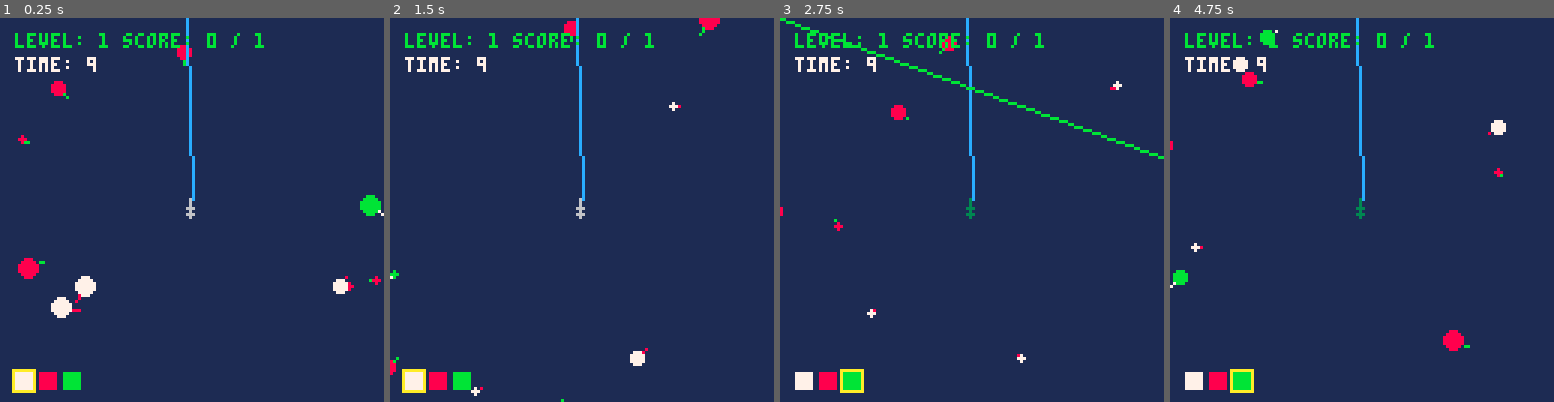
Above: before the commit, frames 1-4 (left to right).
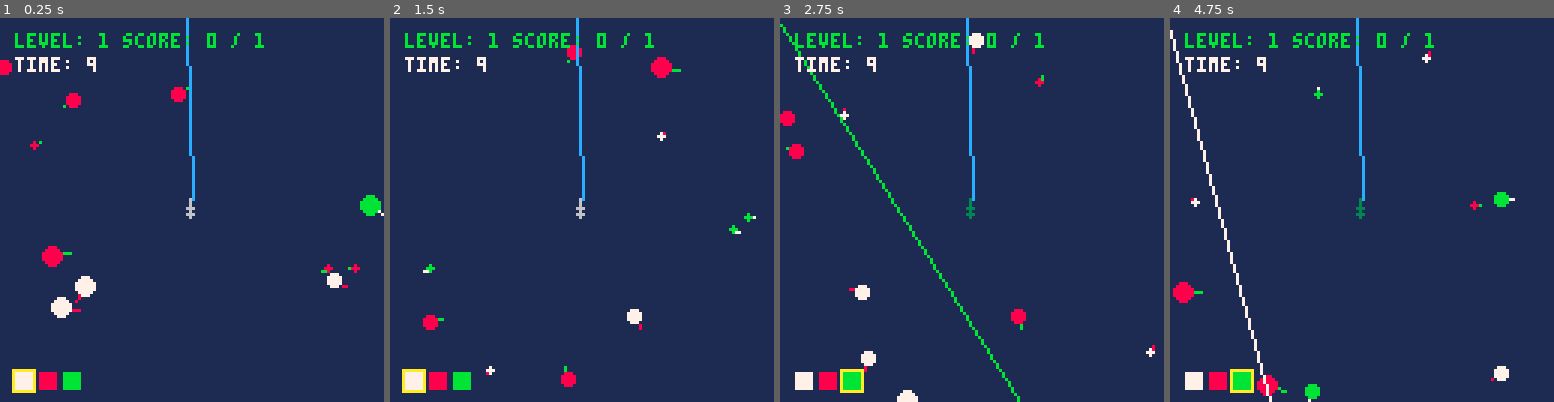
Above: after the commit, the same moments.

Repository: millwardesque/pico-fish-v2
Game: PICO-8 cartridge fish2.p8
Two runs of this game, one before a commit and one after it. Both use one fixed random seed, a clock stepped at 60 frames per second and the inputs below.
Inputs:
- Up to frame 1 (0.25 s): no input
- Up to frame 2 (1.5 s): tap O (Z key) at 0.7 s
- Up to frame 3 (2.75 s): hold Right 1.6-2.1 s; tap O (Z key) at 1.7, 2.1, 2.5 s; hold Up 2.15-2.42 s; hold Right from 2.47 s (still down)
- Up to frame 4 (4.75 s): tap O (Z key) every 0.4 s from 2.9 to 4.5 s; release Right at 3.03 s; hold Left 3.08-3.58 s; hold Down 3.63-3.97 s; hold Right 4.02-4.68 s; hold Up from 4.73 s (still down)

The runs differ from the first frame. In frame 1, 1.5% of the frame differs, in the area x 0-100%, y 7-72%; in frame 2, 1.6%; in frame 3, 3.0%, in the area x 0-100%, y 0-100%; in frame 4, 2.7%.

Commit message:
Fixed bug with starting lure size.

Diff:
--- a/fish2.p8
+++ b/fish2.p8
@@ -514,7 +514,7 @@
 local lure = {
     mk = function(name, x, y, colour)
         local l = game_obj.mk(name, 'lure', x, y)
-        l.size = 5
+        l.size = nil
         l.colour = colour
         l.pulse_timer = 0
         l.pulse_wait = 30
@@ -562,6 +562,8 @@
             return self.size
         end
 
+
+        l.set_size(l, 1)
         return l
     end,
 }
--- a/src/lure.lua
+++ b/src/lure.lua
@@ -5,7 +5,7 @@
 local lure = {
     mk = function(name, x, y, colour)
         local l = game_obj.mk(name, 'lure', x, y)
-        l.size = 5
+        l.size = nil
         l.colour = colour
         l.pulse_timer = 0
         l.pulse_wait = 30
@@ -53,6 +53,8 @@
             return self.size
         end
 
+
+        l.set_size(l, 1)
         return l
     end,
 }
Not shown, changed: plan.txt
